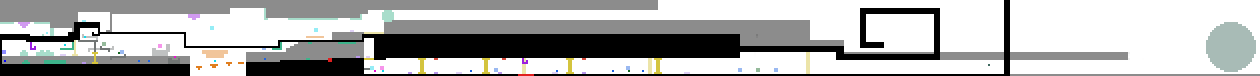
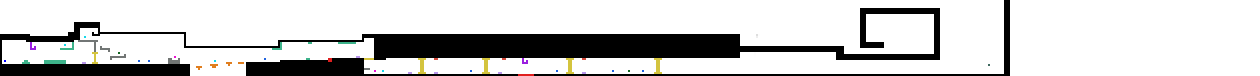
Comparing the layer stacks of the two (1260, 76) images. Changes:
hid "Lvel 3" over [0, 0, 1260, 76]
